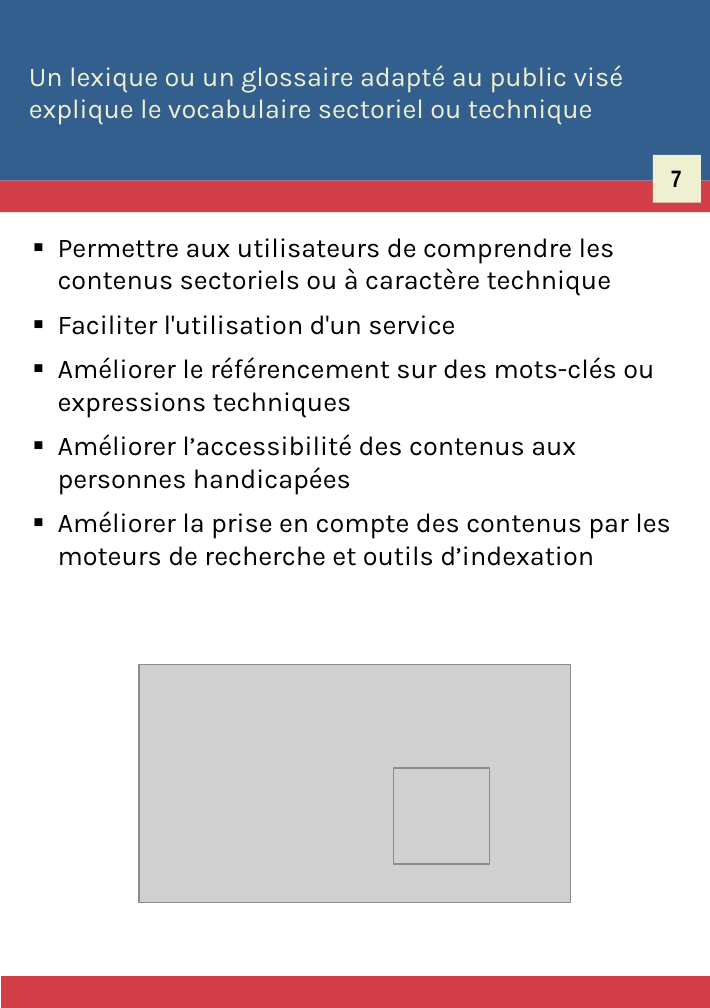
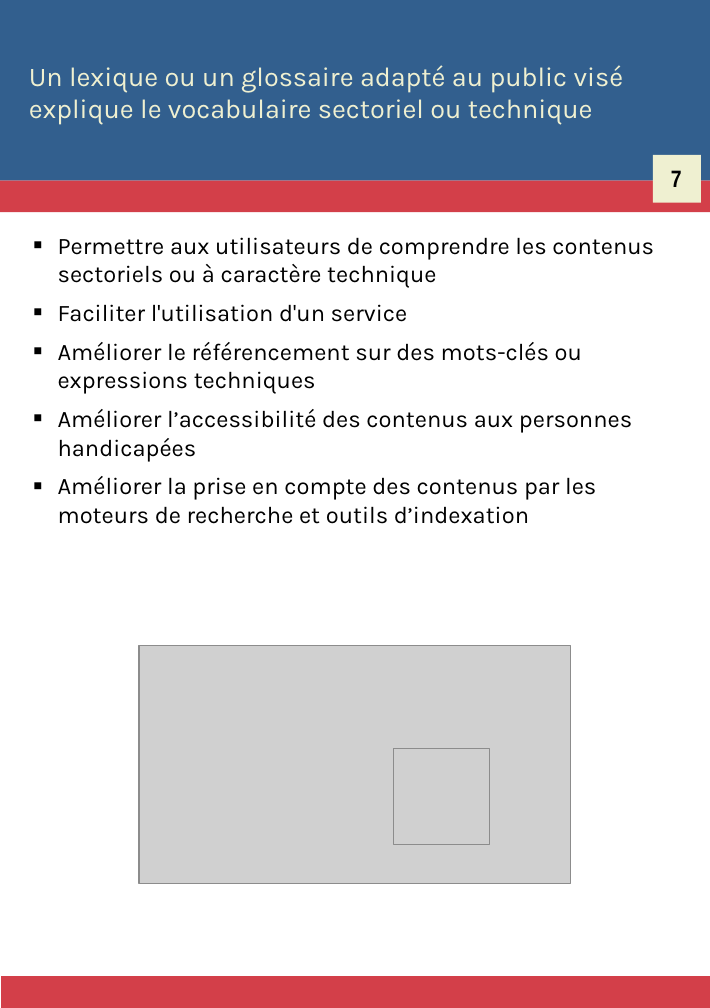
Before and after one commit to Zigazou/bonnes-pratiques-illustrees, a slide deck: slide 10 of bonnes-pratiques.odp. Drawn at 710x1008 pixels with LibreOffice and Linux fonts; fonts in the diff are those of the drawing; grey boxes stand for pictures. Boxes give left, top, right and bottom in pixels: in the first picture for what was removed or moved away, otherwise in the second. Text is boxed around its words. In the diff, an @@ line names an element or a change of style, - is before the commit and + after.

```diff
--- a/bonnes-pratiques.odp
+++ b/bonnes-pratiques.odp
@@ text "Permettre aux utilisateurs de comprendre ..." at bbox=[58, 237, 654, 524]: size 16 to 14 pt @@
@@ picture: place and size @@
-picture at bbox=[139, 664, 570, 901]
+picture at bbox=[139, 645, 570, 883]
@@ picture: place and size @@
-picture at bbox=[393, 767, 490, 863]
+picture at bbox=[393, 748, 490, 844]
```
Also in this commit, not shown: 60 other slides changed, 180 slides added, 1 slide removed, 14 other files.
